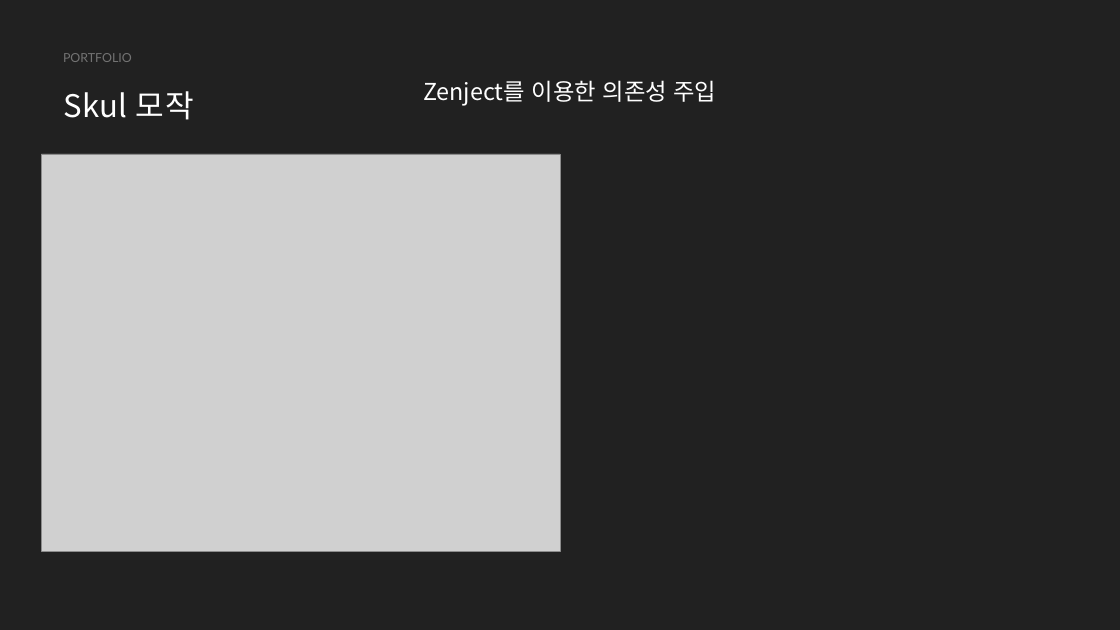
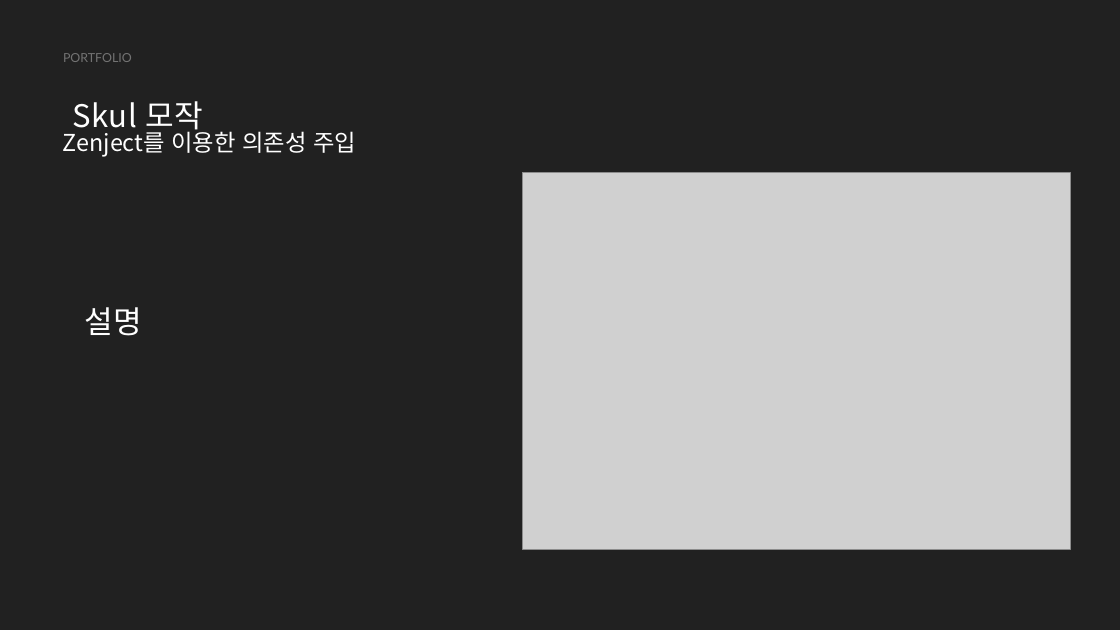
Before and after one commit to hanabi2356/Skul, a slide deck: slide 4 of 포트폴리오.pptx. Drawn at 1120x630 pixels with LibreOffice and Linux fonts; fonts in the diff are those of the drawing; grey boxes stand for pictures. Boxes give left, top, right and bottom in pixels: in the first picture for what was removed or moved away, otherwise in the second. Text is boxed around its words. In the diff, an @@ line names an element or a change of style, - is before the commit and + after.

```diff
--- a/포트폴리오.pptx
+++ b/포트폴리오.pptx
@@ text "Skul 모작" rewrapped from <box>63,91,194,120</box> to <box>72,101,203,135</box> @@
@@ text "Zenject를 이용한 의존성 주입" rewrapped from <box>423,80,716,106</box> to <box>63,127,356,157</box> @@
@@ picture removed at <box>41,154,560,551</box> @@
@@ picture added at <box>522,172,1070,549</box> @@
@@ text added at <box>84,307,142,336</box>, 40 pt, text #FFFFFF @@
+설명
```
Also in this commit, not shown: 6 other slides changed.
